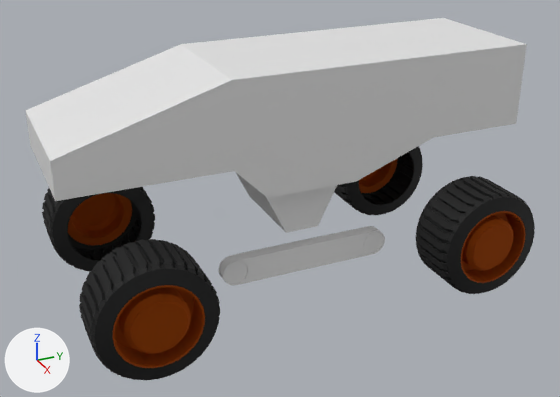
Before and after pictures for a commit that changed the Blender file Marsroover_000.blend.
Rendered twice from a 50 mm camera at (12.44, -5.65, 6.81) aimed at (0.2, -0.14, 0.68). The lights are fixed; the arrows at lower left show +X, +Y and +Z.

Script lines for the objects in view, before the commit:
```python
me_cube = bpy.data.meshes.new('Cube')
me_cube.from_pydata(...)  # 32 vertices, 30 faces; spans x -1.32..1.32, y -4.36..4.36, z -2.58..0.54
me_cube_001 = bpy.data.meshes.new('Cube.001')
me_cube_001.from_pydata(...)  # 203 vertices, 187 faces; spans x 0.89..1.14, y 0.0..1.66, z -3.29..-2.79
me_cube_001.polygons.foreach_set('use_smooth', [True] * 187)
me_plane_001 = bpy.data.meshes.new('Plane.001')
me_plane_001.from_pydata(...)  # 1152 vertices, 1088 faces; spans x -0.56..0.56, y -1.04..1.04, z -1.04..1.04
me_plane_001.materials.append(mat_coat)  # its picture is missing
ob_coat = bpy.data.objects.new('Coat', me_plane_001)
ob_coat.location = (1.89, -3.19, 0.0)
_m = ob_coat.modifiers.new('Mirror', 'MIRROR')
_m.mirror_object = ob_sceenemiddleempty
_m = ob_coat.modifiers.new('Mirror.001', 'MIRROR')
_m.use_axis = (False, True, False)
_m.mirror_object = ob_sceenemiddleempty
ob_cube = bpy.data.objects.new('Cube', me_cube)
ob_cube.location = (0.0, 0.0, 2.89)
ob_cube_001 = bpy.data.objects.new('Cube.001', me_cube_001)
ob_cube_001.location = (0.0, 0.0, 2.89)
_m = ob_cube_001.modifiers.new('Mirror', 'MIRROR')
_m.use_axis = (False, True, False)
_m.use_clip = True
# also in view: 'Rim' at (0.0, 0.0, 0.0)
```
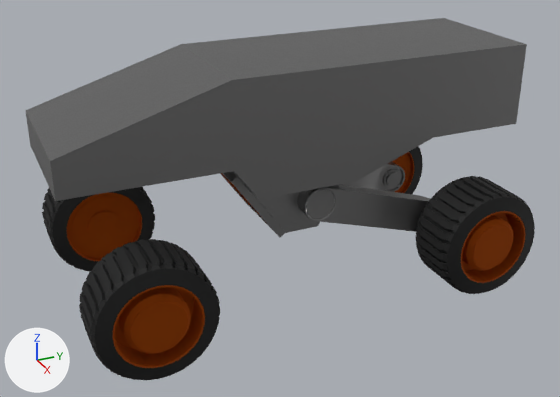
Where the change shows, as pixel boxes (x1, y1, x2, y2) in the pictures (560 x 397 px; the box of a moved part takes in the faces that stretch with it):
'Cube', reshaped, modifiers changed: (25, 18, 527, 233) in both
'Achsen', added: after (297, 162, 430, 232)
'Cube.001', deleted: before (218, 226, 385, 286)
'Coat.001', added (brown): after (67, 152, 414, 261)
'Cube.002', added: after (220, 172, 286, 237)
'Plane', added: after (221, 173, 266, 222)
'Plane.001', added: after (222, 173, 260, 216)
part 1 of me_cube, moved or reshaped: (25, 18, 525, 233) in both
part 2 of me_cube, recoloured: (50, 44, 527, 201) in both

Patch to the scene script:
```diff
--- a/Marsroover_000.blend.py
+++ b/Marsroover_000.blend.py
@@ mat_achse @@
+mat_achse = bpy.data.materials.new('achse')
+# nodes: BsdfPrincipled, Bump, Mapping, OutputMaterial, TexCoord, TexNoise
+# colours: grey #8d8d8d
@@ me_cube @@
-me_cube.from_pydata(...)  # 32 vertices, 30 faces; spans x -1.32..1.32, y -4.36..4.36, z -2.58..0.54
+me_cube.from_pydata(...)  # 40 vertices, 32 faces; spans x 0.0..1.32, y -4.36..4.36, z -2.58..0.54
+# me_cube part 1
+# 17 vertices are removed from x -1.32..1.32, y -4.36..4.36, z -1.6..0.54
+# 26 faces are deleted
+# 2 vertices move from x -0.89, y -0.33..0.33, z -2.58 to x 0.0, y -0.33..0.33, z -2.58
+# 3 vertices are added at (0.89, -1.03, -1.6), (1.32, -1.03, -1.6), (0.0, -1.03, -1.6)
+# 11 new vertices lie (-0.43, 0.0, 0.0) away from vertices in x 1.32, y -4.36..4.36, z -1.6..0.54
+# 11 new vertices lie (-0.89, 0.0, 0.0) away from vertices in x 0.89, y -4.36..4.36, z -1.6..0.54
+# 28 new faces join them
+# me_cube part 2: 4 faces spanning x 0.0..1.32, y -4.36..4.36, z -2.58..0.54 switch from no material to mat_achse
@@ me_plane_004 @@
+me_plane_004.from_pydata([(0.0, -0.063, 1.378), (0.0, -0.063, -0.088), (0.0, 0.063, 1.378), (0.0, 0.063, -0.088)], [], [(0, 1, 3, 2)])
+me_plane_004.materials.append(mat_coat)  # its picture is missing
@@ me_plane_003 @@
+me_plane_003.from_pydata([(-0.81, -0.06, -0.02), (0.81, -0.06, -0.02), (-0.81, 0.06, 0.02), (0.81, 0.06, 0.02)], [], [(0, 1, 3, 2)])
+me_plane_003.materials.append(mat_rim)  # its picture is missing
@@ ob_cube @@
 ob_cube.location = (0.0, 0.0, 2.89)
+_m = ob_cube.modifiers.new('Mirror', 'MIRROR')
@@ ob_cube_001 @@
-ob_cube_001 = bpy.data.objects.new('Cube.001', me_cube_001)
@@ ob_plane_001 @@
+ob_plane_001 = bpy.data.objects.new('Plane.001', me_plane_004)  # modifiers SOLIDIFY
+ob_plane_001.parent = ob_cube_002
+ob_plane_001.location = (0.000297, -0.992, 0.471)
@@ ob_cube_002 @@
+ob_cube_002 = bpy.data.objects.new('Cube.002', me_cube_002)  # 16 vertices, 12 faces; spans x 0.0..0.88, y -0.07..0.07, z -0.79..0.79; modifiers MIRROR
+ob_cube_002.location = (0.0, -0.85, 0.92)
+ob_cube_002.rotation_euler = (0.625, 0.0, 0.0)  # degrees (36, 0, 0)
@@ ob_plane @@
+ob_plane = bpy.data.objects.new('Plane', me_plane_003)  # modifiers SOLIDIFY, ARRAY
+ob_plane.parent = ob_cube_002
+ob_plane.location = (0.000297, -0.992, 0.471)
@@ ob_achsen @@
+ob_achsen = bpy.data.objects.new('Achsen', me_cube_001_1)  # 520 vertices, 506 faces; spans x -0.48..0.01, y -0.19..3.03, z -1.15..1.23; modifiers MIRROR
+ob_achsen.location = (1.38, 0.37, 0.0)
+ob_achsen.rotation_euler = (0.297, 0.0, 0.0)  # degrees (17, 0, 0)
@@ ob_coat_001 @@
+ob_coat_001 = bpy.data.objects.new('Coat.001', me_plane_002)  # 704 vertices, 641 faces; spans x -0.564..-0.455, y -0.735..0.735, z -0.735..0.735; in mat_rim (its picture is missing); modifiers MIRROR, MIRROR
+ob_coat_001.location = (1.89, -3.19, 0.0)
```
